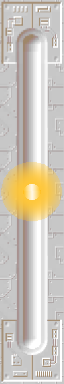
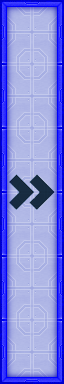
Before/after of a w=64, h=384 layered artwork. What changed in the layer stack:
hid group "Gruppe 2" (11 layers) over [1, 13, 62, 370]
hid group "Base" (14 layers) over [0, 0, 64, 384]
showed group "Blueprint" (4 layers) over [0, 0, 64, 384]
painted on "Ebene 3" over [9, 174, 55, 354]
